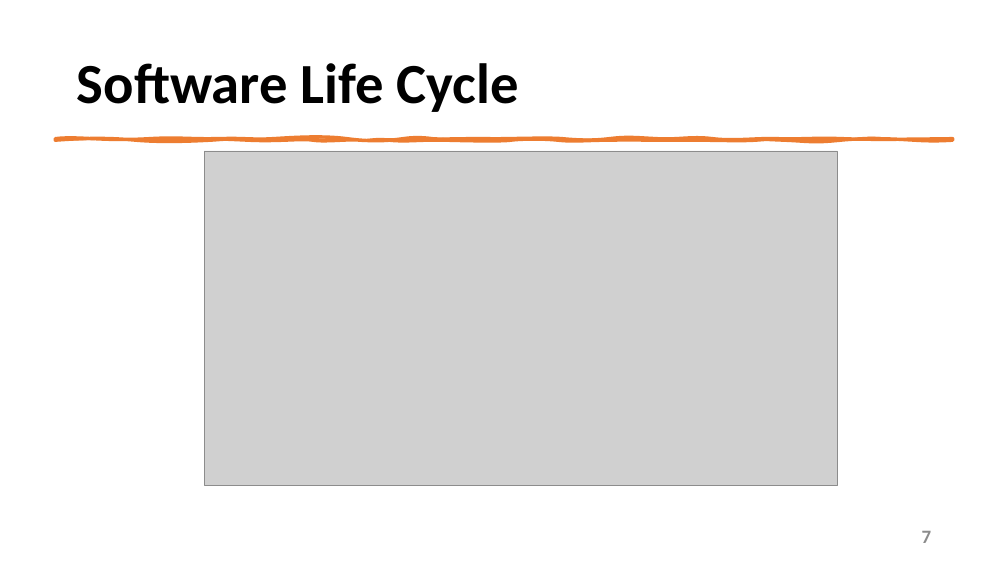
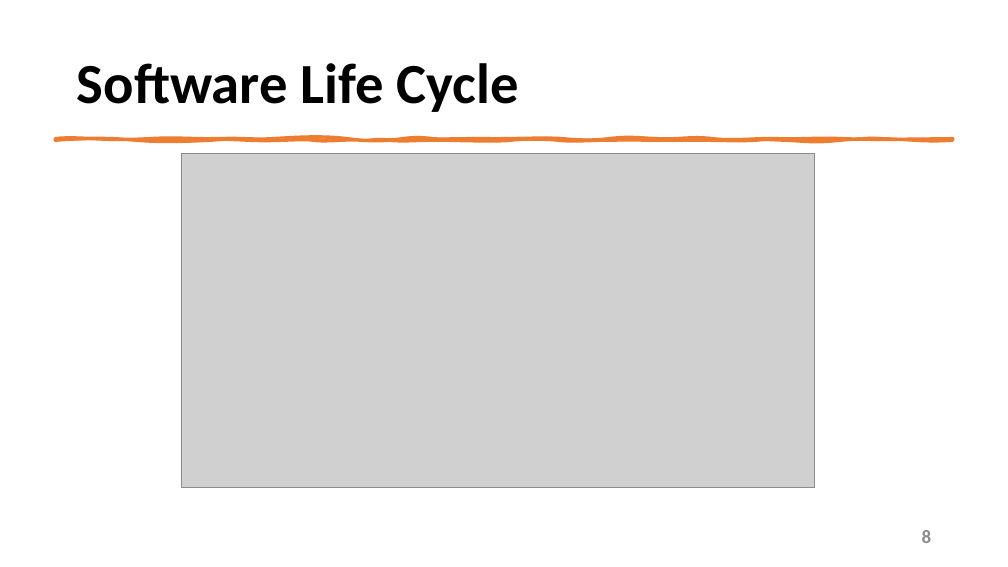
Before and after one commit to mangilimatteo/Progetto_Ingegneria_Software_Cattaneo_Mangili_Saini, a slide deck: slide 8 of Presentazione/Presentazione_Progetto.pptx (slide 7 before the commit). Drawn at 1008x567 pixels with LibreOffice and Linux fonts; fonts in the diff are those of the drawing; grey boxes stand for pictures. Boxes give left, top, right and bottom in pixels: in the first picture for what was removed or moved away, otherwise in the second. Text is boxed around its words. In the diff, an @@ line names an element or a change of style, - is before the commit and + after.

```diff
--- a/Presentazione/Presentazione_Progetto.pptx
+++ b/Presentazione/Presentazione_Progetto.pptx
@@ picture: place and size @@
-picture at bbox=[204, 151, 837, 485]
+picture at bbox=[182, 154, 815, 488]
@@ page number at bbox=[922, 530, 932, 543]: text changed @@
-7
+8
```
Also in this commit, not shown: 12 other slides changed, 1 slide added.
